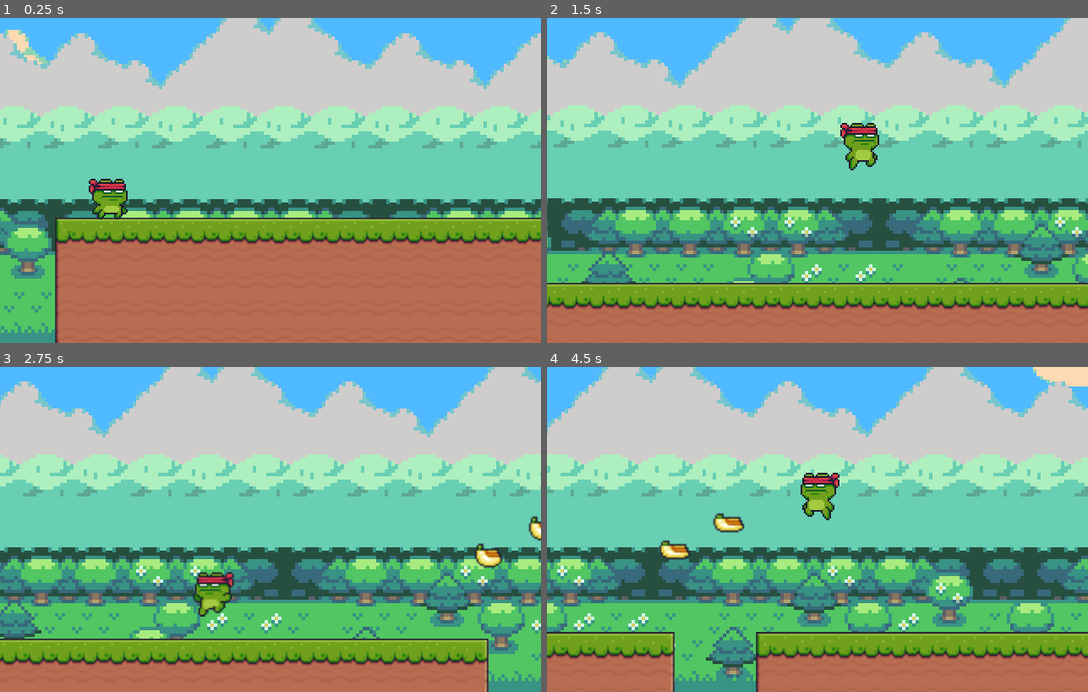
Above: before the commit, frames 1-4 (two rows, left to right).
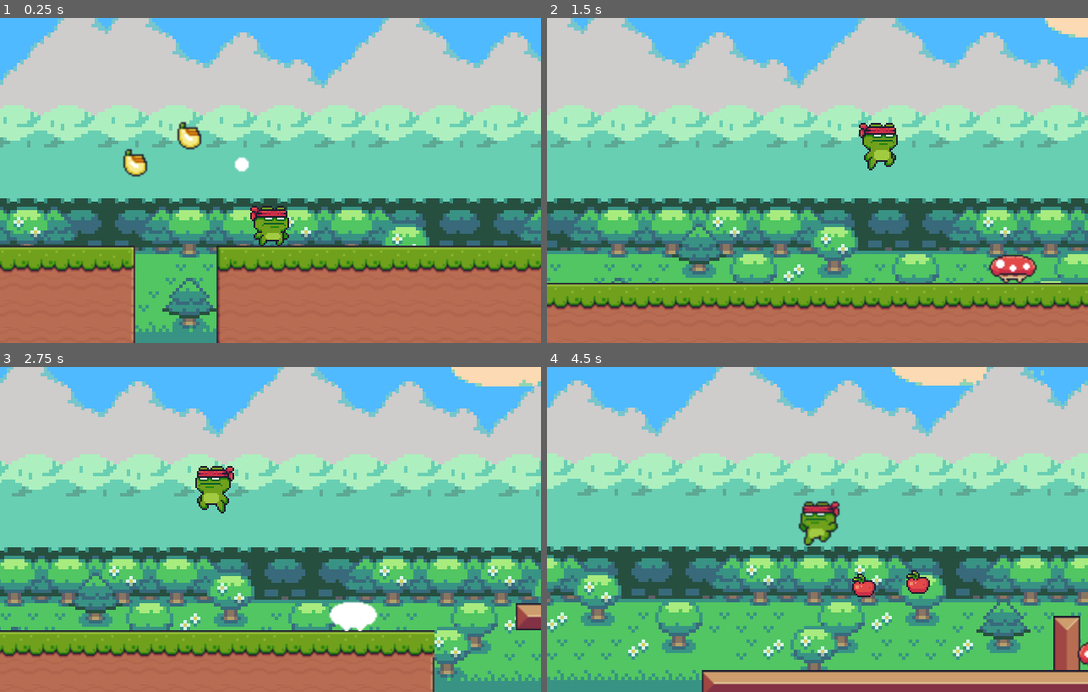
Above: after the commit, the same moments.

Repository: tiagoskaterock/godot-pixel-adventure-2d
Game: Godot game, scene res://Levels/Level_01.tscn
The game is run twice, just before and just after one commit, with the same random seed, the same clock (stepped at 60 frames per second) and the same inputs.
Inputs:
- Up to frame 1 (0.25 s): no input
- Up to frame 2 (1.5 s): hold Keypad 2 (jump) 0.53-1.28 s; hold D (move_right) from 0.53 s (still down); tap Keypad 2 (jump) at 1.35 s
- Up to frame 3 (2.75 s): tap Keypad 2 (jump) at 1.52, 1.82 s; release D (move_right) at 2.03 s; hold A (move_left) from 2.03 s (still down); hold Keypad 2 (jump) from 2.03 s (still down)
- Up to frame 4 (4.5 s): release A (move_left) at 2.78 s; release Keypad 2 (jump) at 2.78 s; hold D (move_right) 2.78-4.28 s; tap Keypad 2 (jump) at 2.85, 3.02, 3.32, 4.35 s; hold Keypad 2 (jump) 3.53-4.28 s; hold A (move_left) from 4.28 s (still down)

The runs differ from the first frame. In frame 1, 36% of the frame differs, in the area x 0-100%, y 0-100%; in frame 2, 30%; in frame 3, 38%; in frame 4, 49%.

Commit message:
https://www.youtube.com/watch?v=UkwdipBVLJ8&list=PL-oJEh-N3A3Qis2H0Mi-_jaq1c5oFd2Ty&index=10 - #10 - Tutorial Godot - Jogo de Plataforma 2D - Adicionando Dano ao Player e ao Inimigo (sumindo colisão quando morre o inimigo)

Diff:
--- a/Enemies/01/Enemy_01.gd
+++ b/Enemies/01/Enemy_01.gd
@@ -63,4 +63,13 @@
 
 func _on_HitBox_area_entered(area):
 	$TimerDead.start()
-	if area.name == 'StompArea': is_alive = false
+	call_deferred("_disable_collision_shapes", area)
+
+
+func _disable_collision_shapes(area):
+	$CollisionShape2D.disabled = true
+	$HitBox/CollisionShape2D.disabled = true
+	$Enemy_01_HurtBox/CollisionShape2D.disabled = true
+
+	if area.name == 'StompArea':
+		is_alive = false
--- a/Enemies/01/Enemy_01.tscn
+++ b/Enemies/01/Enemy_01.tscn
@@ -6,7 +6,7 @@
 [ext_resource path="res://PixelAdventure_02/Enemies/Mushroom/Hit.png" type="Texture" id=4]
 
 [sub_resource type="RectangleShape2D" id=5]
-extents = Vector2( 8.33333, 10 )
+extents = Vector2( 6, 10 )
 
 [sub_resource type="Animation" id=6]
 resource_name = "Hit"
@@ -193,7 +193,7 @@
 texture = ExtResource( 1 )
 
 [node name="CollisionShape2D" type="CollisionShape2D" parent="."]
-position = Vector2( 0.5, 7 )
+position = Vector2( 3.57628e-07, 7 )
 scale = Vector2( 1.5, 0.85 )
 shape = SubResource( 5 )
 
--- a/Levels/Level_01.tscn
+++ b/Levels/Level_01.tscn
@@ -36,7 +36,7 @@
 tile_data = PoolIntArray( -1376239, 14, 0, -1376238, 14, 0, -1376237, 14, 0, -1376236, 14, 0, -1376235, 14, 0, -1376234 …(11931 unchanged characters)…
 
 [node name="Player" parent="." instance=ExtResource( 1 )]
-position = Vector2( -96, 112 )
+position = Vector2( 320, 77 )
 collision_mask = 14
 
 [node name="ParallaxBackground" type="ParallaxBackground" parent="."]
--- a/Player/Player.gd
+++ b/Player/Player.gd
@@ -94,3 +94,10 @@
 
 func _on_TimerDeadAnimation_timeout():
 	get_tree().reload_current_scene()
+
+
+func _on_StompArea_area_entered(area):
+	if area.name == "HitBox":
+		if Input.is_action_pressed("jump"):
+			velocity.y = -jump_force
+		else: velocity.y = -jump_force / 1.5
--- a/Player/Player.tscn
+++ b/Player/Player.tscn
@@ -343,5 +343,6 @@
 [node name="TimerDeadAnimation" type="Timer" parent="."]
 wait_time = 2.0
 
+[connection signal="area_entered" from="StompArea" to="." method="_on_StompArea_area_entered"]
 [connection signal="area_entered" from="PlayerHitBox" to="." method="_on_PlayerHitBox_area_entered"]
 [connection signal="timeout" from="TimerDeadAnimation" to="." method="_on_TimerDeadAnimation_timeout"]
